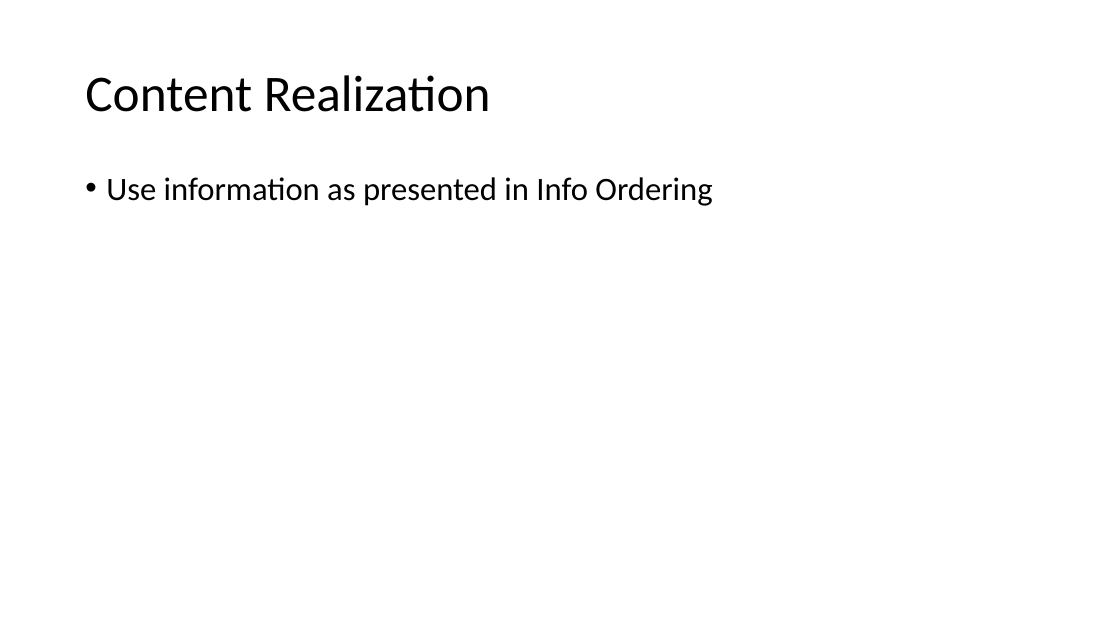
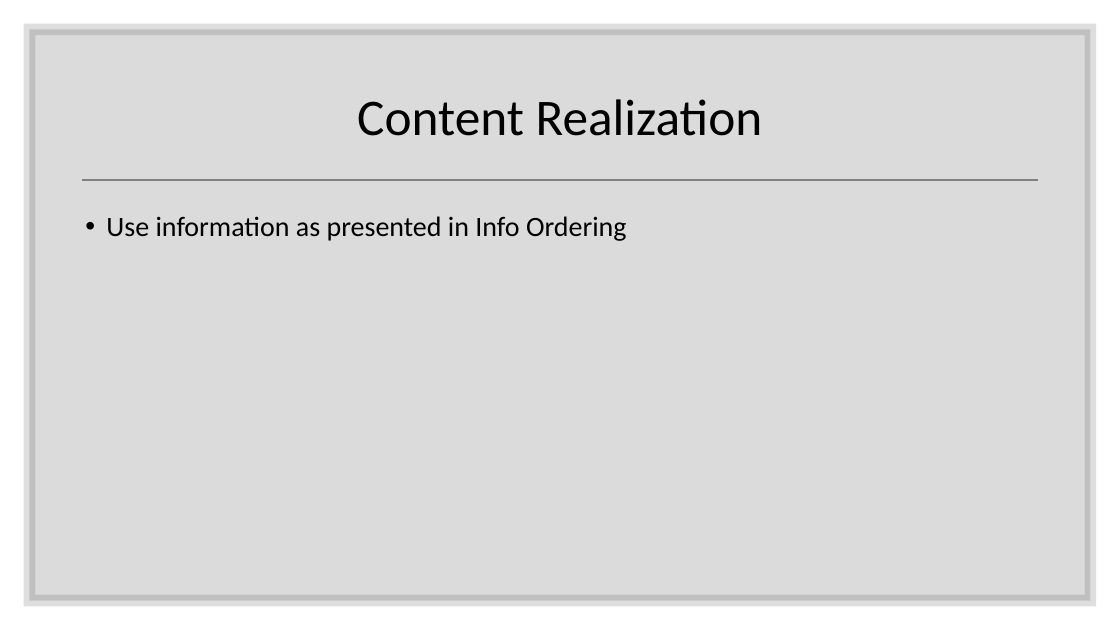
Before and after one commit to cadiem/LING573SP20, a slide deck: slide 12 of doc/D2.pptx (slide 11 before the commit). Drawn at 1120x630 pixels with LibreOffice and Linux fonts; fonts in the diff are those of the drawing. Boxes give left, top, right and bottom in pixels: in the first picture for what was removed or moved away, otherwise in the second. Text is boxed around its words. In the diff, an @@ line names an element or a change of style, - is before the commit and + after.

```diff
--- a/doc/D2.pptx
+++ b/doc/D2.pptx
@@ rectangle added at (x1=29, y1=29, x2=1091, y2=601), fill #000000 at 14% opacity, outline #262626 10 pt @@
@@ title "Content Realization" moved from (x1=85, y1=75, x2=491, y2=112) to (x1=357, y1=99, x2=763, y2=136) @@
@@ title "Content Realization" at (x1=357, y1=99, x2=763, y2=136): alignment left to centre @@
@@ text "Use information as presented in ..." moved from (x1=106, y1=177, x2=712, y2=206) to (x1=106, y1=216, x2=627, y2=241) @@
@@ text "Use information as presented in ..." at (x1=106, y1=216, x2=627, y2=241): size 28 to 24 pt @@
@@ line added from (82, 180) to (1038, 180), #808080 1.75 pt @@
```
Also in this commit, not shown: 11 other slides changed, 3 slides added, 2 slides removed, 1 other file.
